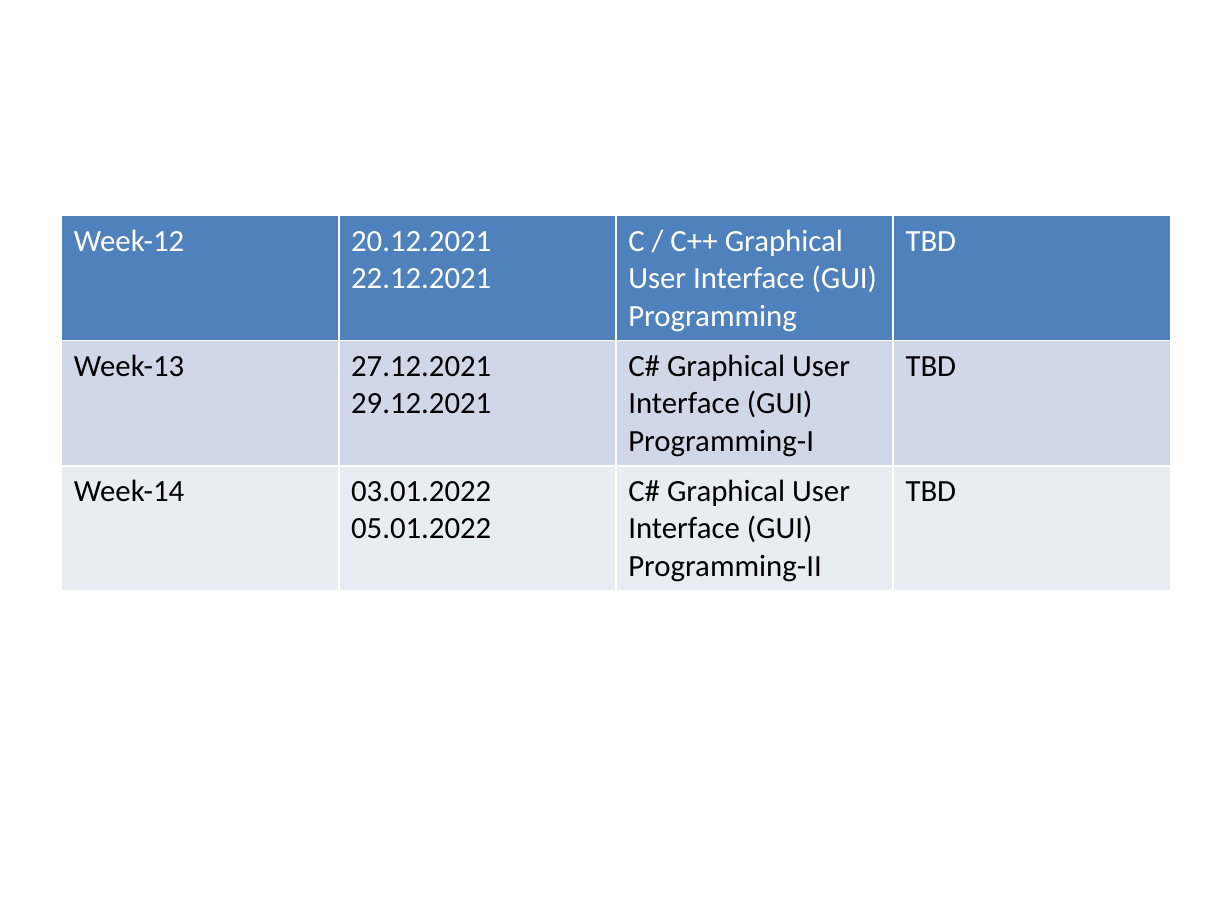
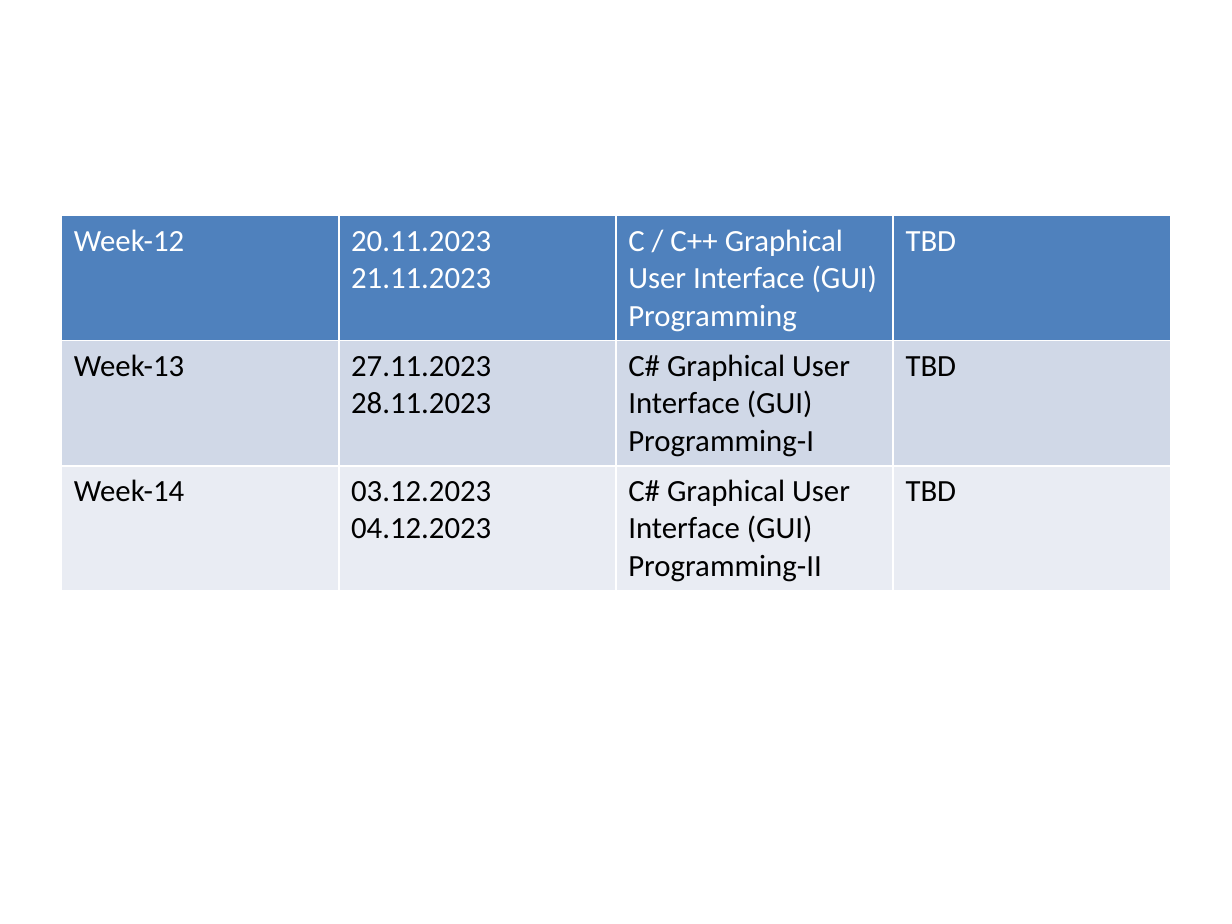
Before and after one commit to ucoruh/ce103-algorithms-and-programming-I, a slide deck: slide 43 of docs/syllabus/syllabus.tr.md_word.pptx. Drawn at 1232x924 pixels with LibreOffice and Linux fonts; fonts in the diff are those of the drawing. Boxes give left, top, right and bottom in pixels: in the first picture for what was removed or moved away, otherwise in the second. Text is boxed around its words. In the diff, an @@ line names an element or a change of style, - is before the commit and + after.

```diff
--- a/docs/syllabus/syllabus.tr.md_word.pptx
+++ b/docs/syllabus/syllabus.tr.md_word.pptx
@@ table at [62,216,1170,824] @@
-row 1, column 2: 20.12.2021 22.12.2021
+row 1, column 2: 20.11.2023 21.11.2023
-row 2, column 2: 27.12.2021 29.12.2021
+row 2, column 2: 27.11.2023 28.11.2023
-row 3, column 2: 03.01.2022 05.01.2022
+row 3, column 2: 03.12.2023 04.12.2023
```
Also in this commit, not shown: 10 other slides changed, 16 other files.
